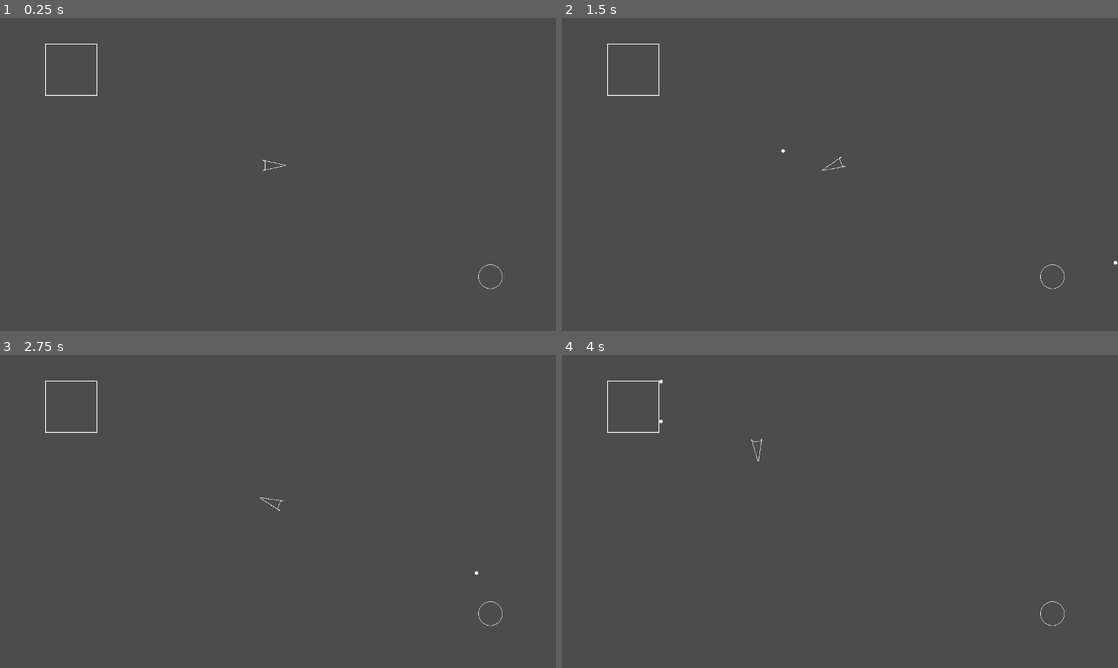
Above: before the commit, frames 1-4 (two rows, left to right).
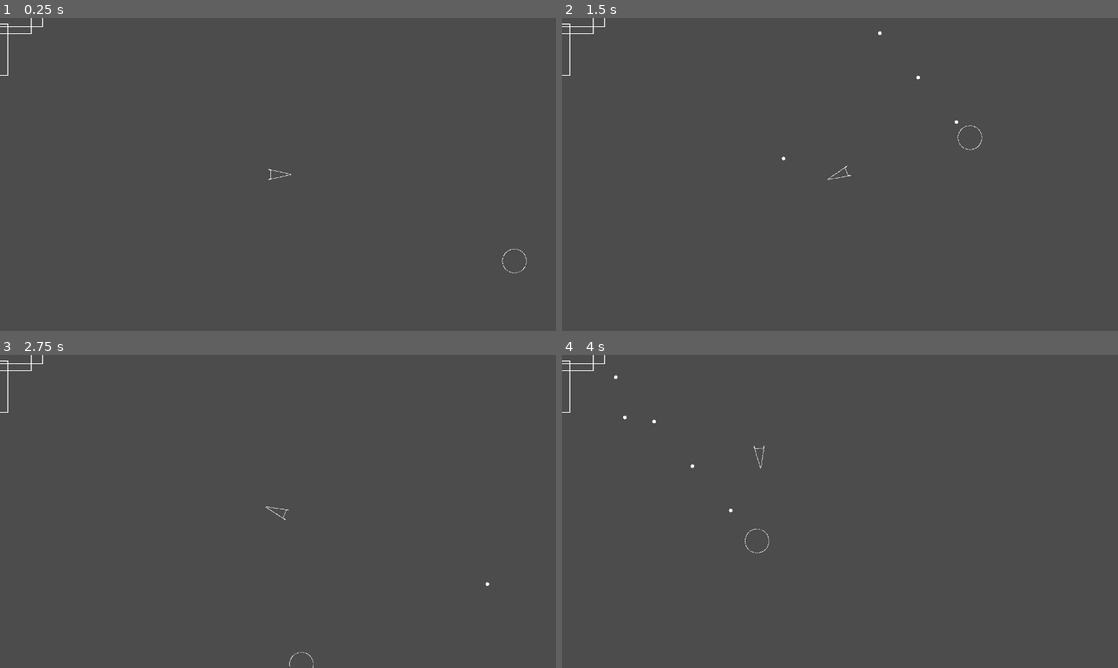
Above: after the commit, the same moments.

Repository: UkumariStudio/learning-godot
Game: Godot game, scene res://asteroid_field/AsteroidField.tscn
The game is run twice, just before and just after one commit, with the same random seed, the same clock (stepped at 60 frames per second) and the same inputs.
Inputs:
- Up to frame 1 (0.25 s): no input
- Up to frame 2 (1.5 s): hold Right (ui_right) 0.53-1.28 s; tap Space (shoot) at 0.6, 1.35 s; hold Left (ui_left) from 1.28 s (still down)
- Up to frame 3 (2.75 s): release Left (ui_left) at 2.03 s; hold Right (ui_right) from 2.03 s (still down); tap Space (shoot) at 2.1 s
- Up to frame 4 (4 s): release Right (ui_right) at 2.78 s; hold Up (ui_up) 2.78-3.53 s; tap Space (shoot) at 2.85, 3.6 s; hold Left (ui_left) from 3.53 s (still down)

The runs differ from the first frame. In frame 1, 0.3% of the frame differs, in the area x 0-95%, y 0-87%; in frame 2, 0.4%, in the area x 0-100%, y 0-87%; in frame 3, 0.3%; in frame 4, 0.4%.

Commit message:
feat: Ateorids, bullets and UFO funtionalities added.

Diff:
--- /dev/null
+++ b/asteroids/asteroid/Asteroid.gd
@@ -0,0 +1,42 @@
+extends RigidBody2D
+
+var thrust = Vector2.ZERO
+var max_speed = 0
+var is_exploded = false
+var medium_asteroid_scene = load("res://asteroid/MediumAsteroid.tscn")
+
+var random = RandomNumberGenerator.new()
+
+func _ready():
+	random.randomize()
+	var thrust_x = random.randi_range(-250, 250)
+	var thrust_y = random.randi_range(-250, 250)
+	thrust = Vector2(thrust_x, thrust_y)
+	max_speed = random.randi_range(150, 650)
+
+func _integrate_forces(state):
+	gravity_scale = 0
+
+	applied_force = thrust
+
+	if abs(get_linear_velocity().x) > max_speed or abs(get_linear_velocity().y) > max_speed:
+		var new_speed = get_linear_velocity().normalized()
+		new_speed *= max_speed
+		set_linear_velocity(new_speed)
+
+func explode():
+	if is_exploded:
+		return
+
+	is_exploded = true
+
+	_spawn_medium_asteroid()
+
+	get_parent().call_deferred("remove_child", self)
+	queue_free()
+
+func _spawn_medium_asteroid():
+	for i in range(2):
+		var medium_asteroid = medium_asteroid_scene.instance()
+		medium_asteroid.position = self.position
+		get_parent().add_child(medium_asteroid)
--- /dev/null
+++ b/asteroids/asteroid/MediumAsteroid.gd
@@ -0,0 +1,20 @@
+extends "res://asteroid/Asteroid.gd"
+
+var small_asteroid_scene = load("res://asteroid/SmallAsteroid.tscn")
+
+func explode():
+	if is_exploded:
+		return
+
+	is_exploded = true
+
+	_spawn_small_asteroid()
+
+	get_parent().call_deferred("remove_child", self)
+	queue_free()
+
+func _spawn_small_asteroid():
+	for i in range(2):
+		var small_asteroid = small_asteroid_scene.instance()
+		small_asteroid.position = self.position
+		get_parent().add_child(small_asteroid)
--- /dev/null
+++ b/asteroids/asteroid/MediumAsteroid.tscn
@@ -0,0 +1,28 @@
+[gd_scene load_steps=6 format=2]
+
+[ext_resource path="res://assets/MediumAsteroid.png" type="Texture" id=1]
+[ext_resource path="res://common/Wraparound.tscn" type="PackedScene" id=2]
+[ext_resource path="res://asteroid/MediumAsteroid.gd" type="Script" id=3]
+
+[sub_resource type="PhysicsMaterial" id=2]
+friction = 0.0
+bounce = 1.0
+
+[sub_resource type="RectangleShape2D" id=1]
+extents = Vector2( 28, 28 )
+
+[node name="MediumAsteroid" type="RigidBody2D" groups=["asteroids"]]
+physics_material_override = SubResource( 2 )
+gravity_scale = 0.0
+script = ExtResource( 3 )
+__meta__ = {
+"_edit_group_": true
+}
+
+[node name="Sprite" type="Sprite" parent="."]
+texture = ExtResource( 1 )
+
+[node name="CollisionShape2D" type="CollisionShape2D" parent="."]
+shape = SubResource( 1 )
+
+[node name="Wraparound" parent="." instance=ExtResource( 2 )]
--- /dev/null
+++ b/asteroids/asteroid/SmallAsteroid.gd
@@ -0,0 +1,10 @@
+extends "res://asteroid/Asteroid.gd"
+
+func explode():
+	if is_exploded:
+		return
+
+	is_exploded = true
+
+	get_parent().call_deferred("remove_child", self)
+	queue_free()
--- /dev/null
+++ b/asteroids/asteroid/SmallAsteroid.tscn
@@ -0,0 +1,28 @@
+[gd_scene load_steps=6 format=2]
+
+[ext_resource path="res://asteroid/SmallAsteroid.gd" type="Script" id=1]
+[ext_resource path="res://common/Wraparound.tscn" type="PackedScene" id=2]
+[ext_resource path="res://assets/SmallAsteroid.png" type="Texture" id=3]
+
+[sub_resource type="PhysicsMaterial" id=2]
+friction = 0.0
+bounce = 1.0
+
+[sub_resource type="RectangleShape2D" id=1]
+extents = Vector2( 14, 14 )
+
+[node name="SmallAsteroid" type="RigidBody2D" groups=["asteroids"]]
+physics_material_override = SubResource( 2 )
+gravity_scale = 0.0
+script = ExtResource( 1 )
+__meta__ = {
+"_edit_group_": true
+}
+
+[node name="Sprite" type="Sprite" parent="."]
+texture = ExtResource( 3 )
+
+[node name="CollisionShape2D" type="CollisionShape2D" parent="."]
+shape = SubResource( 1 )
+
+[node name="Wraparound" parent="." instance=ExtResource( 2 )]
--- /dev/null
+++ b/asteroids/asteroid_field/AsteroidField.gd
@@ -0,0 +1,28 @@
+extends Node2D
+
+var asteroid = preload("res://asteroid/Asteroid.tscn")
+var ufo = preload("res://ufo/UFO.tscn")
+var rand_x = 0
+var rand_y = 0
+var level_initial_asteroids = 4
+var range_seed = 100
+
+var random = RandomNumberGenerator.new()
+
+func _ready():
+	random.randomize()
+	for i in range(level_initial_asteroids):
+		var a = asteroid.instance()
+
+		rand_x = random.randi_range(-range_seed, range_seed)
+		rand_y = random.randi_range(-range_seed, range_seed)
+		a.global_position = Vector2(rand_x, rand_y)
+
+		add_child(a)
+
+	var u = ufo.instance()
+
+	rand_x = random.randi_range(-range_seed, range_seed)
+	rand_y = random.randi_range(-range_seed, range_seed)
+	u.global_position = Vector2(rand_x, rand_y)
+	add_child(u)
--- a/asteroids/asteroid_field/AsteroidField.tscn
+++ b/asteroids/asteroid_field/AsteroidField.tscn
@@ -1,16 +1,10 @@
-[gd_scene load_steps=4 format=2]
+[gd_scene load_steps=3 format=2]
 
 [ext_resource path="res://player/Player.tscn" type="PackedScene" id=1]
-[ext_resource path="res://ufo/UFO.tscn" type="PackedScene" id=2]
-[ext_resource path="res://asteroid/Asteroid.tscn" type="PackedScene" id=3]
+[ext_resource path="res://asteroid_field/AsteroidField.gd" type="Script" id=2]
 
 [node name="AsteroidField" type="Node2D"]
-
-[node name="Asteroid" parent="." instance=ExtResource( 3 )]
-position = Vector2( 164, 119 )
+script = ExtResource( 2 )
 
 [node name="Player" parent="." instance=ExtResource( 1 )]
-position = Vector2( 627, 339 )
-
-[node name="UFO" parent="." instance=ExtResource( 2 )]
-position = Vector2( 1129, 595 )
+position = Vector2( 640, 360 )
--- a/asteroids/bullet/Bullet.gd
+++ b/asteroids/bullet/Bullet.gd
@@ -1,4 +1,4 @@
-extends KinematicBody2D
+extends Area2D
 
 var speed = 750
 var velocity = Vector2()
@@ -8,8 +8,14 @@
 	position = pos
 	velocity = Vector2(speed, 0).rotated(rotation)
 
-func _physics_process(delta):
-	move_and_collide(velocity * delta)
+func _process(delta):
+	self.position += velocity * delta
 
 func _on_VisibilityNotifier2D_screen_exited():
 	queue_free()
+
+func _on_Bullet_body_shape_entered(body_rid, body, body_shape_index, local_shape_index):
+	if (body.is_in_group("asteroids")):
+		body.call_deferred("explode")
+		get_parent().call_deferred("remove_child", self)
+		queue_free()
--- a/asteroids/bullet/Bullet.tscn
+++ b/asteroids/bullet/Bullet.tscn
@@ -6,7 +6,7 @@
 [sub_resource type="CircleShape2D" id=1]
 radius = 4.0
 
-[node name="Bullet" type="KinematicBody2D"]
+[node name="Bullet" type="Area2D"]
 script = ExtResource( 1 )
 
 [node name="Sprite" type="Sprite" parent="."]
@@ -19,4 +19,5 @@
 position = Vector2( 2.38419e-07, 2.38419e-07 )
 scale = Vector2( 0.4, 0.4 )
 
+[connection signal="body_shape_entered" from="." to="." method="_on_Bullet_body_shape_entered"]
 [connection signal="screen_exited" from="VisibilityNotifier2D" to="." method="_on_VisibilityNotifier2D_screen_exited"]
--- /dev/null
+++ b/asteroids/common/Wraparound.gd
@@ -0,0 +1,82 @@
+extends Node
+
+# Expose a Rectangle area to the tool, so that it can be defined
+export (Rect2) var wrapArea = null
+
+# Expose two flags to determine which axes shall be wrapped; both defaulted true
+export (bool) var horizontalWrapping = true
+export (bool) var verticalWrapping = true
+
+# Dictionary of axis directions
+var AXIS = {
+	HORIZONTAL = "x",
+	VERTICAL = "y"
+}
+
+# Initialise the wrap area to screen size if not set
+func initWrapArea():
+	if wrapArea == null:
+		wrapArea = Rect2(Vector2(), get_viewport().size)
+
+# Recalculate the wrap area again. Call whenever the window size is changed.
+func recalculate_wrap_area():
+	wrapArea = Rect2(Vector2(), get_viewport().size)
+
+# When node ready, set the inital wrap area if not set
+func _ready():
+	initWrapArea()
+	add_to_group("wrap_around")
+
+# Check whether the parent object is NOT in the wrap area,
+# call the wrap function if it isn't
+func _process(delta):
+	if !wrapArea.has_point(get_parent().global_position):
+		wrap()
+
+# The parent Node is NOT in wrap area, so it must be wrapped
+# around until it is
+func wrap():
+	# If horizontal wrapping is enabled
+	if horizontalWrapping:
+		# Wrap by the horizontal axis
+		wrapBy(AXIS.HORIZONTAL)
+	# If vertical wrapping is enabled
+	if verticalWrapping:
+		# Wrap by the vertical axis
+		wrapBy(AXIS.VERTICAL)
+
+# Function to determine which side of the axis the parent has fallen off
+# i.e. the left or right (x axis) or up or down (y axis)
+# Return an integer for the direction the wrap is requred in
+# the direction is multiplied by the gap (i.e. width or height
+# ..and is added to the current axis position
+#
+# For example:
+#   say the screen is 1024 wide
+#     zero indexed, so pixels 0 to 1023
+#
+#   say the sprite has gone off right (at 1024 pixel)
+#   We want to subtract 1024 from 1024
+#     to position sprite to the left border at 0
+#
+# This also work in the opposite direction, for example:
+#   say the sprite has gone off left (at pixel -1)
+#   We want to add 1024 to the -1
+#     to position the sprite to the right border at 1023
+#
+func getAxisWrapDirection(axis):
+	if get_parent().global_position[axis] < wrapArea.position[axis]:
+		# off left/top therefore we want to add width or height
+		return 1
+	elif get_parent().global_position[axis] > wrapArea.size[axis]:
+		# off left/top therefore we want to subtract width or height
+		return -1
+	return 0
+
+# Perform the wrap on the parent object
+func wrapBy(axis):
+	# Calculate the axis adjustment required
+	# I.e. get axis wrap direction and multiply by axis size
+	var adjust = getAxisWrapDirection(axis) * wrapArea.size[axis]
+	# Apply the adjustment to the parent's position
+	get_parent().position[axis] += adjust
--- /dev/null
+++ b/asteroids/common/Wraparound.tscn
@@ -0,0 +1,6 @@
+[gd_scene load_steps=2 format=2]
+
+[ext_resource path="res://common/Wraparound.gd" type="Script" id=1]
+
+[node name="Wraparound" type="Node"]
+script = ExtResource( 1 )
--- a/asteroids/player/Player.tscn
+++ b/asteroids/player/Player.tscn
@@ -1,6 +1,7 @@
-[gd_scene load_steps=3 format=2]
+[gd_scene load_steps=4 format=2]
 
 [ext_resource path="res://assets/Player.png" type="Texture" id=1]
+[ext_resource path="res://common/Wraparound.tscn" type="PackedScene" id=2]
 [ext_resource path="res://player/Player.gd" type="Script" id=3]
 
 [node name="Player" type="KinematicBody2D"]
@@ -21,3 +22,5 @@
 __meta__ = {
 "_gizmo_extents_": 5.0
 }
+
+[node name="Wraparound" parent="." instance=ExtResource( 2 )]
--- /dev/null
+++ b/asteroids/ufo/UFO.gd
@@ -0,0 +1,52 @@
+extends KinematicBody2D
+
+export (int) var speed = 300
+export (float) var rotation_speed = 5.0
+
+const Bullet = preload("res://bullet/Bullet.tscn")
+
+var random = RandomNumberGenerator.new()
+var timer_dir = Timer.new()
+var timer_shoot = Timer.new()
+var life_span = Timer.new()
+
+var velocity = Vector2()
+var rotation_dir = 0
+var range_seed = 100
+
+func _ready():
+	random.randomize()
+	rotation_dir = random.randi_range(-range_seed, range_seed)
+
+	timer_dir.connect("timeout", self, "change_dir")
+	timer_dir.wait_time = 10
+	add_child(timer_dir)
+	timer_dir.start()
+
+	timer_shoot.connect("timeout", self, "shoot")
+	timer_shoot.wait_time = 0.3
+	add_child(timer_shoot)
+	timer_shoot.start()
+
+	life_span.connect("timeout", self, "remove_ufo")
+	life_span.wait_time = 60
+	life_span.one_shot = true
+	add_child(life_span)
+	life_span.start()
+
+func change_dir():
+	rotation_dir = random.randi_range(-range_seed, range_seed)
+
+func shoot():
+	var b = Bullet.instance()
+	b.start($Muzzle.global_position, rotation)
+	get_parent().add_child(b)
+
+func remove_ufo():
+	queue_free()
+
+func _physics_process(delta):
+	rotation += rotation_dir * rotation_speed * delta
+	velocity = Vector2(speed, 0).rotated(rotation)
+	move_and_collide(velocity * delta)
+	rotation_dir = 0
--- a/asteroids/ufo/UFO.tscn
+++ b/asteroids/ufo/UFO.tscn
@@ -1,11 +1,14 @@
-[gd_scene load_steps=3 format=2]
+[gd_scene load_steps=5 format=2]
 
 [ext_resource path="res://assets/UFO.png" type="Texture" id=1]
+[ext_resource path="res://common/Wraparound.tscn" type="PackedScene" id=2]
+[ext_resource path="res://ufo/UFO.gd" type="Script" id=3]
 
 [sub_resource type="CircleShape2D" id=1]
 radius = 28.0
 
 [node name="UFO" type="KinematicBody2D"]
+script = ExtResource( 3 )
 __meta__ = {
 "_edit_group_": true
 }
@@ -15,3 +18,9 @@
 
 [node name="CollisionShape2D" type="CollisionShape2D" parent="."]
 shape = SubResource( 1 )
+
+[node name="Muzzle" type="Position2D" parent="."]
+position = Vector2( 35, 0 )
+scale = Vector2( 0.5, 0.5 )
+
+[node name="Wraparound" parent="." instance=ExtResource( 2 )]
Not shown, added: Images/Asteroids.png
